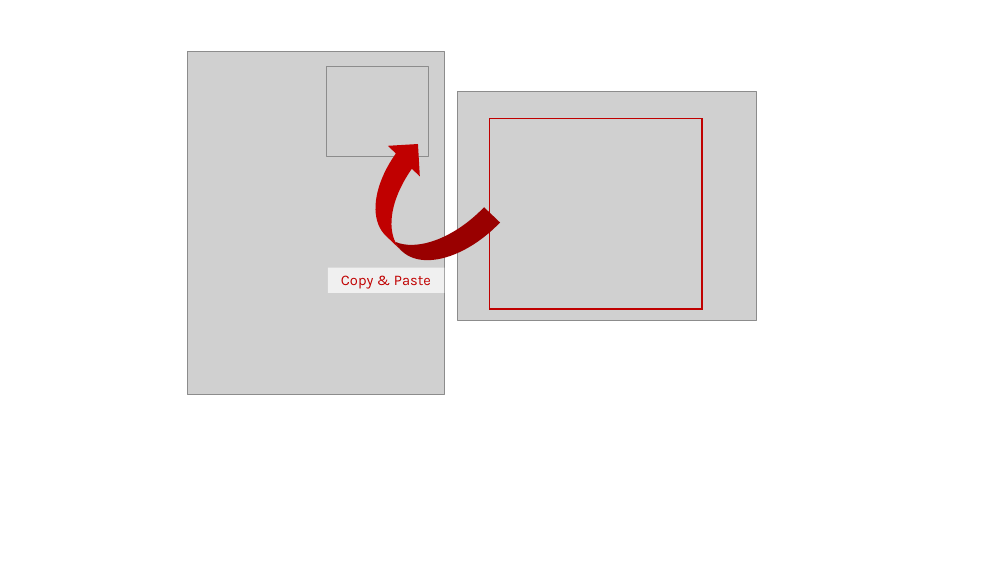
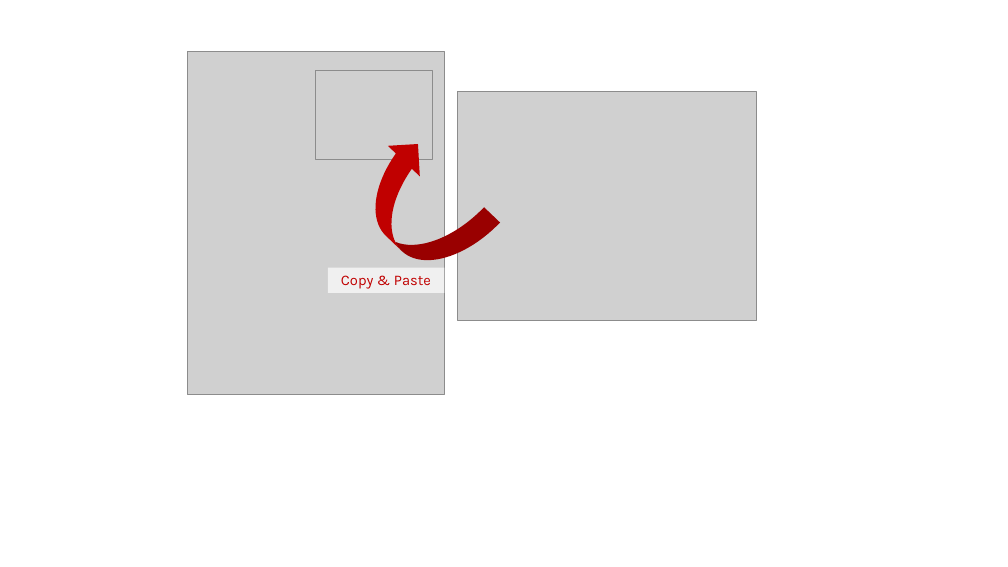
Before and after one commit to hyunseoki/LG_Plant_Disease, a slide deck: slide 3 of asset/그림.pptx. Drawn at 1008x567 pixels with LibreOffice and Linux fonts; fonts in the diff are those of the drawing; grey boxes stand for pictures. Boxes give left, top, right and bottom in pixels: in the first picture for what was removed or moved away, otherwise in the second. Text is boxed around its words. In the diff, an @@ line names an element or a change of style, - is before the commit and + after.

```diff
--- a/asset/그림.pptx
+++ b/asset/그림.pptx
@@ picture: place and size @@
-picture at bbox=[326, 66, 428, 157]
+picture at bbox=[316, 70, 433, 160]
@@ rectangle removed at bbox=[489, 119, 702, 309] @@
```
Also in this commit, not shown: 1 other file.
